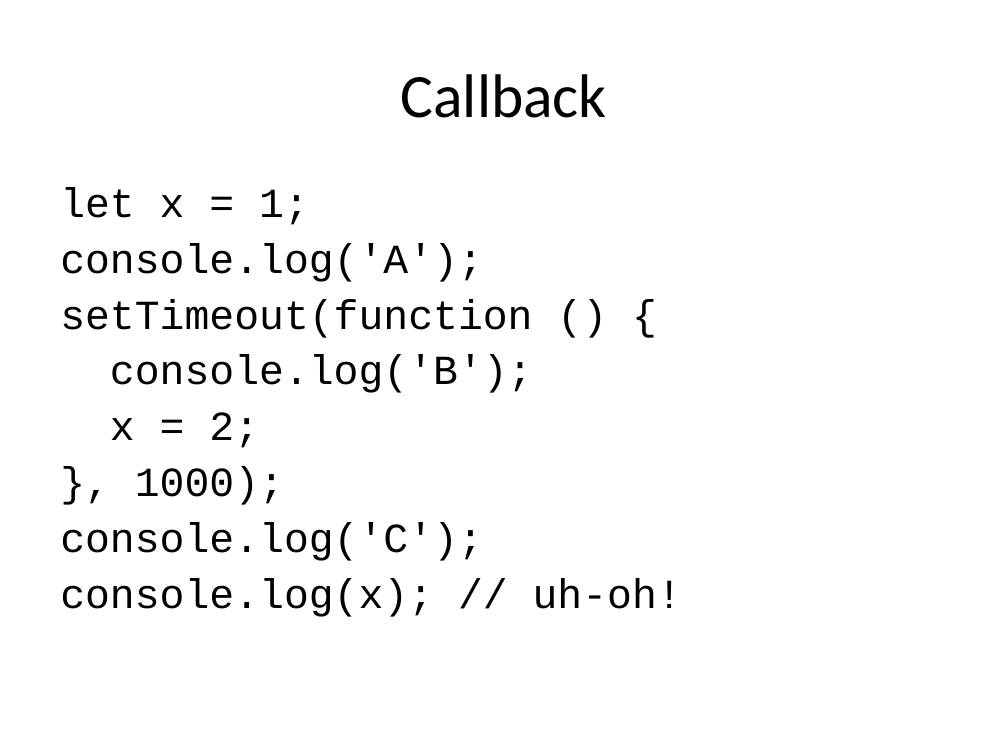
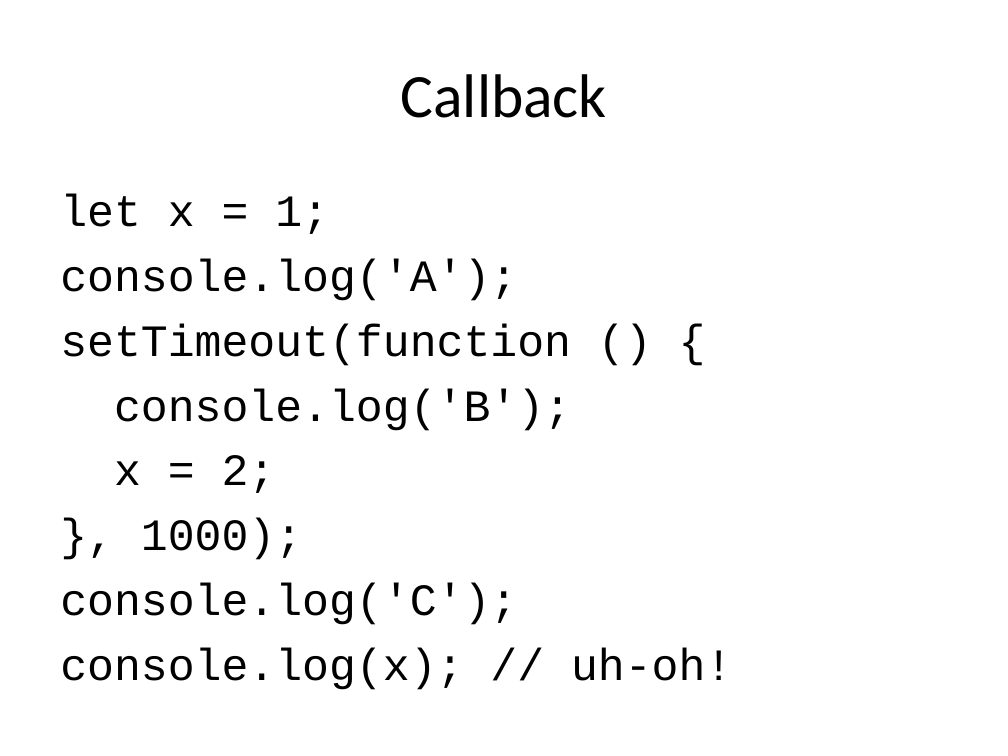
Before and after one commit to ConceptArea/prog-lessons, a slide deck: slide 6 of Express.ppt (slide 5 before the commit). Drawn at 1008x756 pixels with LibreOffice and Linux fonts; fonts in the diff are those of the drawing; background and template pictures are left out. Boxes give left, top, right and bottom in pixels: in the first picture for what was removed or moved away, otherwise in the second. Text is boxed around its words. In the diff, an @@ line names an element or a change of style, - is before the commit and + after.

```diff
--- a/Express.ppt
+++ b/Express.ppt
@@ text "let x = 1;" at bbox=[60, 194, 732, 690]: size 29.6 to 32 pt; line spacing 0.9 to 1 @@
```
Also in this commit, not shown: 5 other slides changed, 1 slide added.
